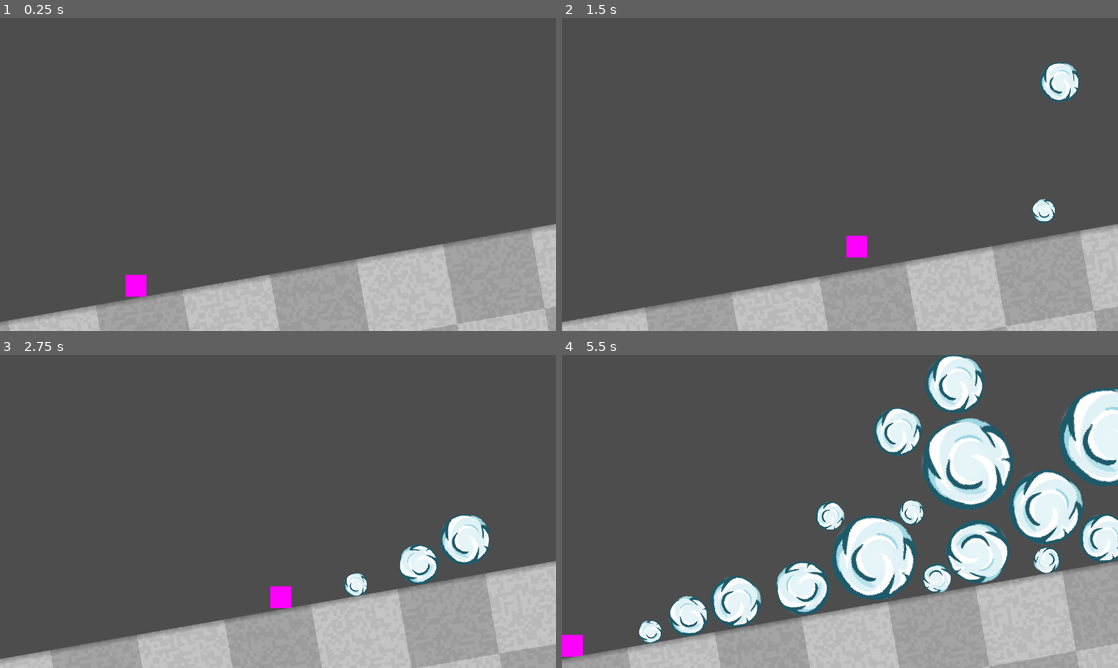
Above: before the commit, frames 1-4 (two rows, left to right).
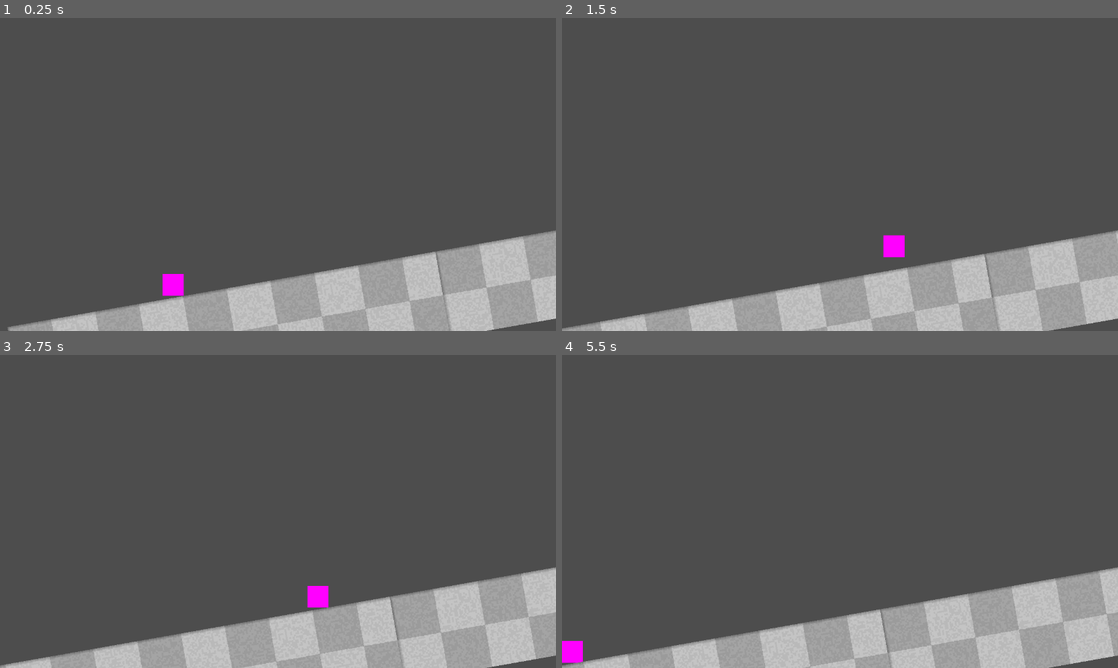
Above: after the commit, the same moments.

Repository: ashleyrevlett/avalanche
Game: Godot game, scene res://scene.tscn
The game is run twice, just before and just after one commit, with the same random seed, the same clock (stepped at 60 frames per second) and the same inputs.
Inputs:
- Up to frame 1 (0.25 s): no input
- Up to frame 2 (1.5 s): hold D (right) 0.53-1.28 s; tap Space (jump) at 0.77 s; hold A (left) from 1.28 s (still down)
- Up to frame 3 (2.75 s): tap Space (jump) at 1.52 s; release A (left) at 2.03 s; hold D (right) from 2.03 s (still down)
- Up to frame 4 (5.5 s): tap Space (jump) at 3.02, 3.77, 4.52 s; release D (right) at 3.53 s; hold A (left) from 3.53 s (still down)

The runs differ from the first frame. In frame 1, 9.4% of the frame differs, in the area x 0-100%, y 65-100%; in frame 2, 11%; in frame 3, 11%; in frame 4, 31%, in the area x 0-100%, y 0-100%.

Commit message:
Make ground infinite

Diff:
--- a/ground.tscn
+++ b/ground.tscn
@@ -1,5 +1,6 @@
-[gd_scene load_steps=4 format=3 uid="uid://b8wcb1enfr6ee"]
+[gd_scene load_steps=5 format=3 uid="uid://b8wcb1enfr6ee"]
 
+[ext_resource type="Script" path="res://scripts/ground.gd" id="1_05p53"]
 [ext_resource type="Texture2D" uid="uid://c6abonhexpnpu" path="res://assets/templategrid_albedo.png" id="1_aq5hp"]
 
 [sub_resource type="PhysicsMaterial" id="PhysicsMaterial_n7eoa"]
@@ -7,26 +8,28 @@
 bounce = 0.3
 
 [sub_resource type="RectangleShape2D" id="RectangleShape2D_efyso"]
-size = Vector2(6282.93, 845.132)
+size = Vector2(1000, 200)
 
 [node name="Ground" type="StaticBody2D" groups=["ground"]]
-position = Vector2(298, 492)
-rotation = -0.174533
-scale = Vector2(0.316595, 0.438019)
 physics_material_override = SubResource("PhysicsMaterial_n7eoa")
+script = ExtResource("1_05p53")
 
 [node name="CollisionShape2D" type="CollisionShape2D" parent="."]
-position = Vector2(491.535, 533.454)
 shape = SubResource("RectangleShape2D_efyso")
 debug_color = Color(1, 1, 1, 0.615686)
 
 [node name="TextureRect" type="TextureRect" parent="."]
-custom_minimum_size = Vector2(1000, 200)
-offset_left = -2649.41
-offset_top = 107.766
-offset_right = -1649.41
-offset_bottom = 307.766
-scale = Vector2(6.27185, 4.19727)
+anchors_preset = 8
+anchor_left = 0.5
+anchor_top = 0.5
+anchor_right = 0.5
+anchor_bottom = 0.5
+offset_left = -500.0
+offset_top = -100.0
+offset_right = 500.0
+offset_bottom = 100.0
+grow_horizontal = 2
+grow_vertical = 2
 texture = ExtResource("1_aq5hp")
 expand_mode = 1
 stretch_mode = 1
--- a/scene.tscn
+++ b/scene.tscn
@@ -5,8 +5,8 @@
 [ext_resource type="Script" path="res://scripts/character.gd" id="1_elf0q"]
 [ext_resource type="Texture2D" uid="uid://b0k4oy3v10kqa" path="res://assets/l1_bg_1.png" id="1_qo76c"]
 [ext_resource type="Script" path="res://scripts/camera.gd" id="3_s3w6k"]
-[ext_resource type="PackedScene" uid="uid://ckdduyp6itwn5" path="res://spawner.tscn" id="5_akxtr"]
 [ext_resource type="PackedScene" uid="uid://b8wcb1enfr6ee" path="res://ground.tscn" id="8_spv53"]
+[ext_resource type="Script" path="res://scripts/terrain.gd" id="8_tujsh"]
 
 [sub_resource type="RectangleShape2D" id="RectangleShape2D_g0o5x"]
 size = Vector2(50, 50)
@@ -18,6 +18,7 @@
 size = Vector2(57.3876, 54)
 
 [node name="Game" type="Node2D"]
+position = Vector2(0, -2)
 script = ExtResource("1_8h2uv")
 
 [node name="ParallaxBackground" type="ParallaxBackground" parent="."]
@@ -45,12 +46,11 @@
 
 [node name="Camera2D" type="Camera2D" parent="."]
 unique_name_in_owner = true
-position = Vector2(301, 347)
 script = ExtResource("3_s3w6k")
 
 [node name="Character" type="CharacterBody2D" parent="."]
 unique_name_in_owner = true
-position = Vector2(-24, 496)
+position = Vector2(-241, 125)
 scale = Vector2(0.993246, 1)
 collision_layer = 2
 floor_stop_on_slope = false
@@ -80,86 +80,10 @@
 [node name="VisibleOnScreenNotifier2D" type="VisibleOnScreenNotifier2D" parent="Character"]
 unique_name_in_owner = true
 
-[node name="Spawner" parent="." instance=ExtResource("5_akxtr")]
-position = Vector2(1010, 151)
-duration = 4.0
-emit_speed = 0.8
-
-[node name="Spawner2" parent="." instance=ExtResource("5_akxtr")]
-position = Vector2(1680, 173)
-delay_time = 3.0
-duration = 1.0
-emit_speed = 0.6
-
-[node name="Spawner4" parent="." instance=ExtResource("5_akxtr")]
-position = Vector2(1025, 32)
-delay_time = 4.0
-duration = 1.0
-
-[node name="Spawner3" parent="." instance=ExtResource("5_akxtr")]
-position = Vector2(1351, 155)
-delay_time = 3.0
-duration = 2.0
-emit_speed = 0.2
-
-[node name="Spawner6" parent="." instance=ExtResource("5_akxtr")]
-position = Vector2(2095, -132)
-delay_time = 4.0
-emit_speed = 1.0
-
-[node name="Spawner7" parent="." instance=ExtResource("5_akxtr")]
-position = Vector2(1856, -22)
-delay_time = 3.0
-duration = 1.0
-emit_speed = 0.6
-
-[node name="Spawner8" parent="." instance=ExtResource("5_akxtr")]
-position = Vector2(1653, -70)
-delay_time = 4.0
-duration = 1.0
-
-[node name="Spawner10" parent="." instance=ExtResource("5_akxtr")]
-position = Vector2(2290, -2)
-delay_time = 6.0
-duration = 2.0
-emit_speed = 0.2
-
-[node name="Spawner11" parent="." instance=ExtResource("5_akxtr")]
-position = Vector2(3034, -289)
-delay_time = 7.0
-emit_speed = 1.0
-
-[node name="Spawner12" parent="." instance=ExtResource("5_akxtr")]
-position = Vector2(2795, -179)
-delay_time = 8.0
-duration = 1.0
-emit_speed = 0.6
-
-[node name="Spawner13" parent="." instance=ExtResource("5_akxtr")]
-position = Vector2(2592, -227)
-delay_time = 10.0
-duration = 1.0
-
-[node name="Spawner14" parent="." instance=ExtResource("5_akxtr")]
-position = Vector2(2918, -104)
-delay_time = 13.0
-duration = 2.0
-emit_speed = 0.2
-
-[node name="Spawner15" parent="." instance=ExtResource("5_akxtr")]
-position = Vector2(2380, -489)
-delay_time = 0.3
-duration = 2.0
-emit_speed = 0.2
-
-[node name="Ground" parent="." instance=ExtResource("8_spv53")]
-position = Vector2(298, 526)
-
-[node name="Ground2" parent="." instance=ExtResource("8_spv53")]
-position = Vector2(2260, 179)
-
-[node name="Ground3" parent="." instance=ExtResource("8_spv53")]
-position = Vector2(4341, -194)
+[node name="Terrain" type="Node2D" parent="."]
+position = Vector2(0, -33)
+script = ExtResource("8_tujsh")
+ground_scene = ExtResource("8_spv53")
 
 [node name="GameOverUI" type="CanvasLayer" parent="."]
 unique_name_in_owner = true
--- a/scripts/character.gd
+++ b/scripts/character.gd
@@ -52,7 +52,7 @@
 	# detect player death
 	if not is_onscreen:
 		time_elapsed_offscreen += delta
-		print("time_elapsed_offscreen", time_elapsed_offscreen)
+		# print("time_elapsed_offscreen", time_elapsed_offscreen)
 
 	if time_elapsed_offscreen >= time_offscreen_til_death:
 		player_death.emit()
--- /dev/null
+++ b/scripts/ground.gd
@@ -0,0 +1,8 @@
+extends StaticBody2D
+
+@export var width: float = 1000
+@export var height: float = 200
+
+func _ready():
+	$CollisionShape2D.shape.size = Vector2(width, height)
+	$TextureRect.size = Vector2(width, height)
--- /dev/null
+++ b/scripts/terrain.gd
@@ -0,0 +1,55 @@
+extends Node2D
+
+@export var angle: float = -10
+@export var ground_scene: PackedScene
+
+@onready var camera: Camera2D = %Camera2D
+@onready var ground_width: float
+@onready var ground_height: float
+
+var ground_objects = []
+
+var camera_size: Vector2
+
+# Called when the node enters the scene tree for the first time.
+func _ready():
+	camera_size = get_viewport_rect().size # * camera.zoom
+	rotation_degrees = angle
+	for x in range(1, 4):
+		_spawn_ground()
+	# get visible camera rect
+	# spawn series of ground objects in a line, starting from the bottom left corner of rect
+
+
+func _spawn_ground():
+	print("spawned ground!")
+	var instance = ground_scene.instantiate()
+	if (ground_objects.size() == 0):
+		instance.position = Vector2(-180, 370)
+		ground_width = instance.width
+		ground_height = instance.height
+	else:
+		var last_ground = ground_objects[-1]
+		var new_pos = last_ground.position + Vector2(ground_width, 0)
+		instance.position = new_pos
+	ground_objects.append(instance)
+	add_child(instance)
+	print("ground_objects:", ground_objects)
+
+
+# Called every frame. 'delta' is the elapsed time since the previous frame.
+func _process(delta):
+	# when the first ground goes offscreen, remove it and add a new one
+	# get global pos of instance, compare to camera rect
+	if (ground_objects.size() > 0):
+		var first_pos = ground_objects[0].global_position
+		var camera_rect = Rect2(camera.get_screen_center_position() - camera_size / 2, camera_size)
+		if (first_pos.x + ground_width/2 < camera_rect.position.x - ground_width/2):
+			print("offscreen!")
+			var instance = ground_objects.pop_front()
+			instance.queue_free()
+			print("removed ground!")
+			_spawn_ground()
+
+	# when the camera comes within X of the end of the existing ground objects,
+	# spawn some more
